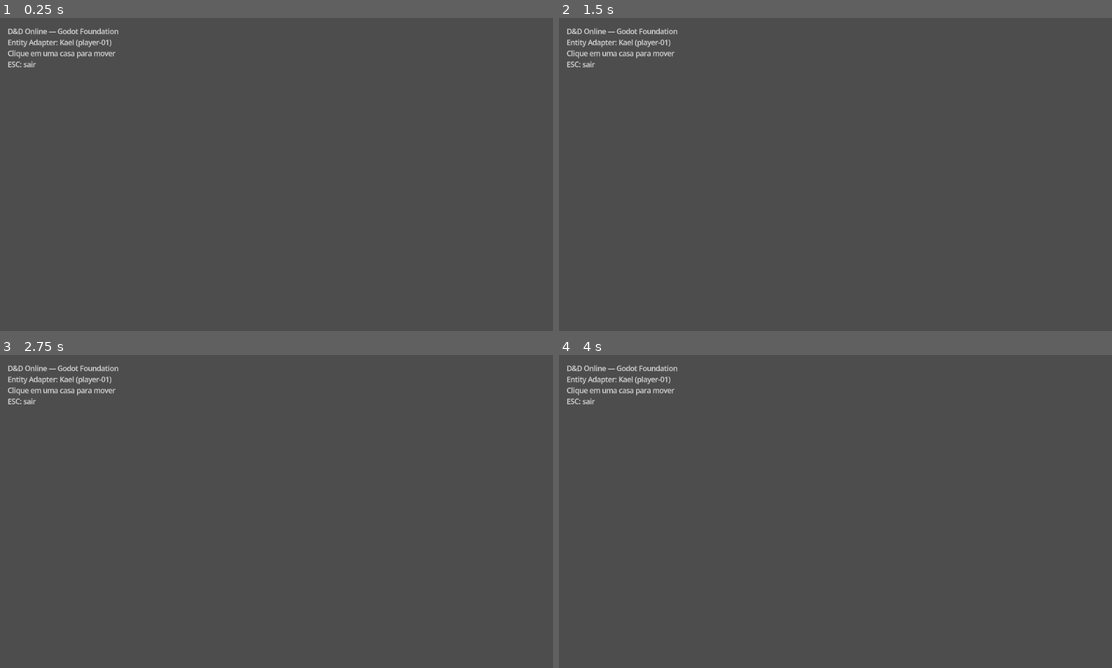
Above: before the commit, frames 1-4 (two rows, left to right).
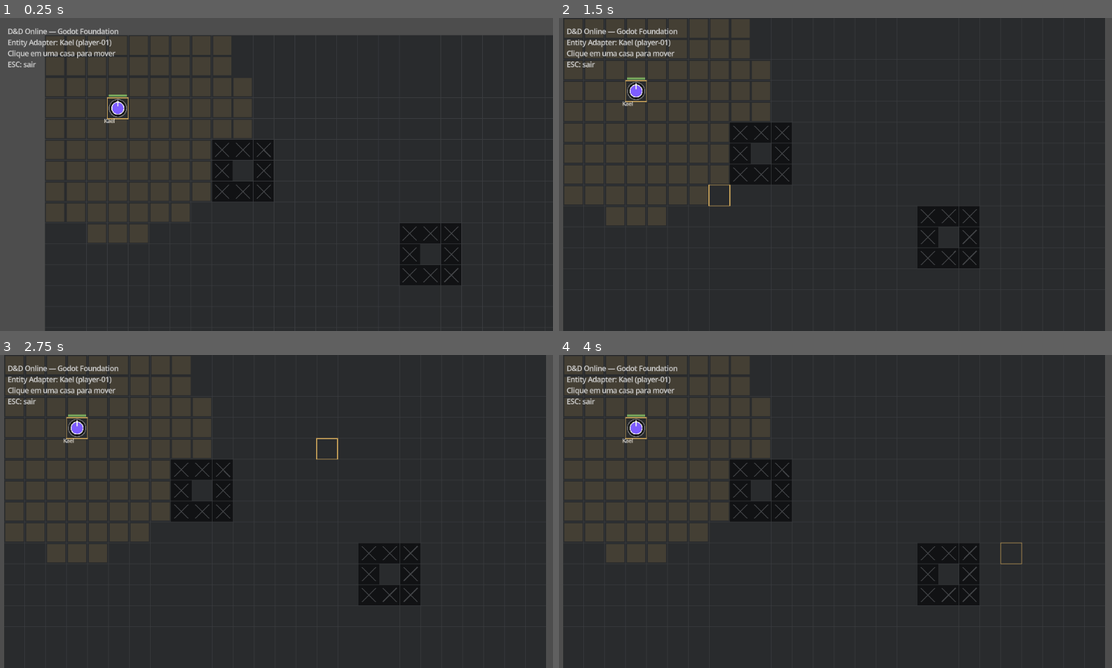
Above: after the commit, the same moments.

Repository: wchichura-maker/dnd
Game: Godot game, scene res://scenes/Main.tscn
The game is run twice, just before and just after one commit, with the same random seed, the same clock (stepped at 60 frames per second) and the same inputs.
Inputs (mouse positions are in pixels of both pictures, inside the frame that each line leads up to):
- Up to frame 1 (0.25 s): no input
- Up to frame 2 (1.5 s): tap Enter at 0.5 s; move the mouse to (957, 158) at 0.52 s; click (957, 158) at 0.67 s; move the mouse to (724, 190) at 1.27 s; click (724, 190) at 1.42 s
- Up to frame 3 (2.75 s): tap Space at 2 s; move the mouse to (331, 442) at 2.02 s; click (331, 442) at 2.17 s
- Up to frame 4 (4 s): tap Enter at 2.75 s; move the mouse to (807, 574) at 2.77 s; click (807, 574) at 2.92 s; tap Space at 3.5 s; move the mouse to (1001, 558) at 3.52 s; click (1001, 558) at 3.67 s

The runs differ from the first frame. In frame 1, 83% of the frame differs, in the area x 8-100%, y 5-100%; in frame 2, 96%, in the area x 0-99%, y 0-100%; in frame 3, 96%; in frame 4, 96%.
Error before the commit: Parse Error: Could not find type "GridMovementController" in the current scope. (res://scripts/Main.gd:47)

Commit message:
fix: register GridMovementController global class

Diff:
--- a/godot/scripts/GridMovementController.gd
+++ b/godot/scripts/GridMovementController.gd
@@ -1,4 +1,5 @@
 extends Node2D
+class_name GridMovementController
 
 ## Client-side movement preview.
 ## It mirrors the current TypeScript pathfinding rules until a runtime transport
